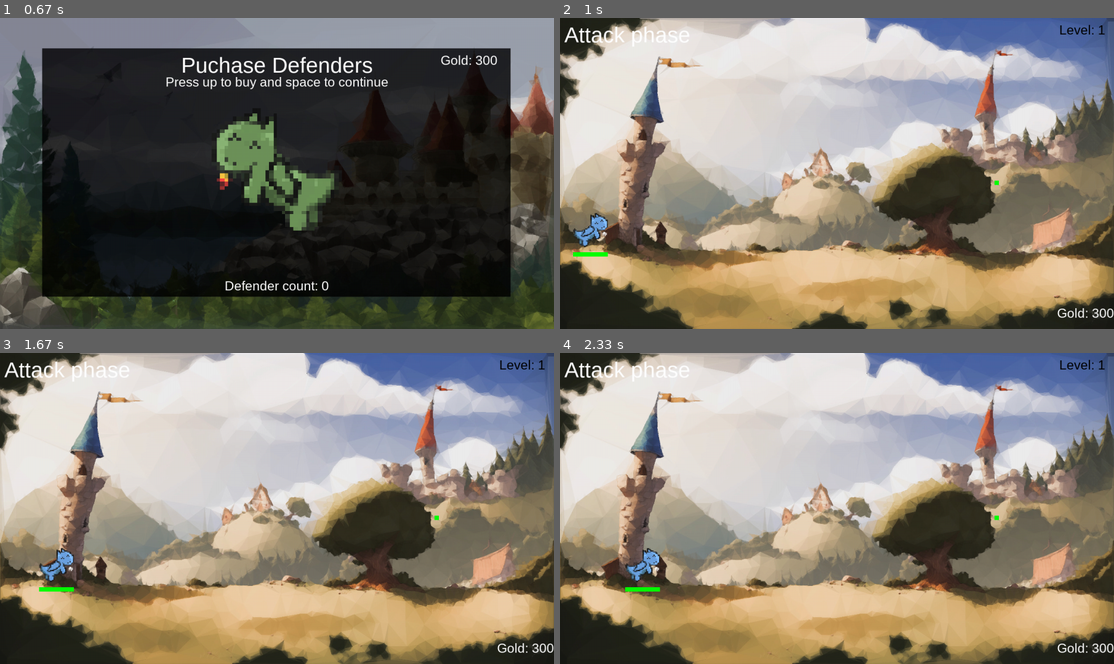
Above: before the commit, frames 1-4 (two rows, left to right).
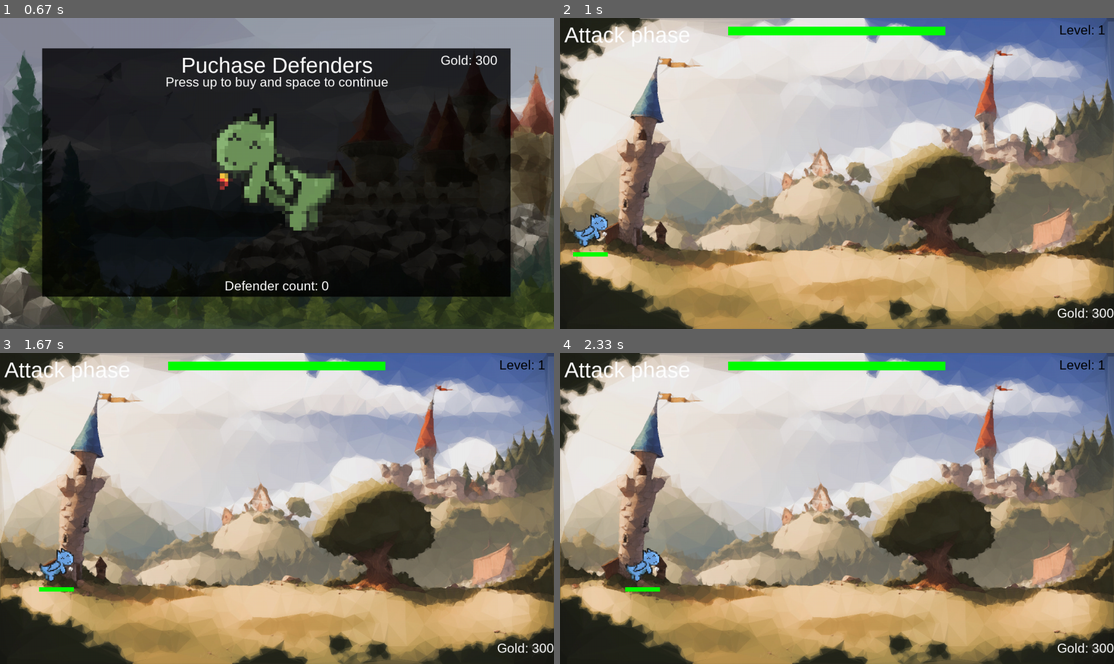
Above: after the commit, the same moments.

Repository: m-heck/SwampHacks
Game: pygame game, started from main.py
Two runs of this game, one before a commit and one after it. Both use one fixed random seed, a clock stepped at 60 frames per second and the inputs below.
Inputs (mouse positions are in pixels of both pictures, inside the frame that each line leads up to):
- Up to frame 1 (0.67 s): press the mouse at (454, 164) at 0.37 s; move the mouse to (365, 179) at 0.47 s; release the mouse at (282, 195) at 0.6 s
- Up to frame 2 (1 s): tap Space at 0.67 s
- Up to frame 3 (1.67 s): no input
- Up to frame 4 (2.33 s): no input

Frame 1 is identical in both runs. In frame 2, 1.2% of the frame differs, in the area x 30-80%, y 2-54%; in frame 3, 1.2%; in frame 4, 1.2%.

Commit message:
added health bar

Diff:
--- a/castle.py
+++ b/castle.py
@@ -8,7 +8,7 @@
 
 
 class Castle:
-    def __init__(self, x=1000, y=375, hp=100):
+    def __init__(self, x=637, y=358.5, hp=100):
         self.x = x
         self.y = y
         self.hp = hp
@@ -38,7 +38,7 @@
 
     def healthbar(self, window):
         # red rect
-        pygame.draw.rect(window, (255, 0, 0), (self.x, self.y, 10, 10))
+        pygame.draw.rect(window, (255, 0, 0), (self.x - 250, 20, 500, 20))
 
         # green rect
-        pygame.draw.rect(window, (0, 255, 0), (self.x, self.y, 10, 10))
+        pygame.draw.rect(window, (0, 255, 0), (self.x - 250, 20, 500, 20))
